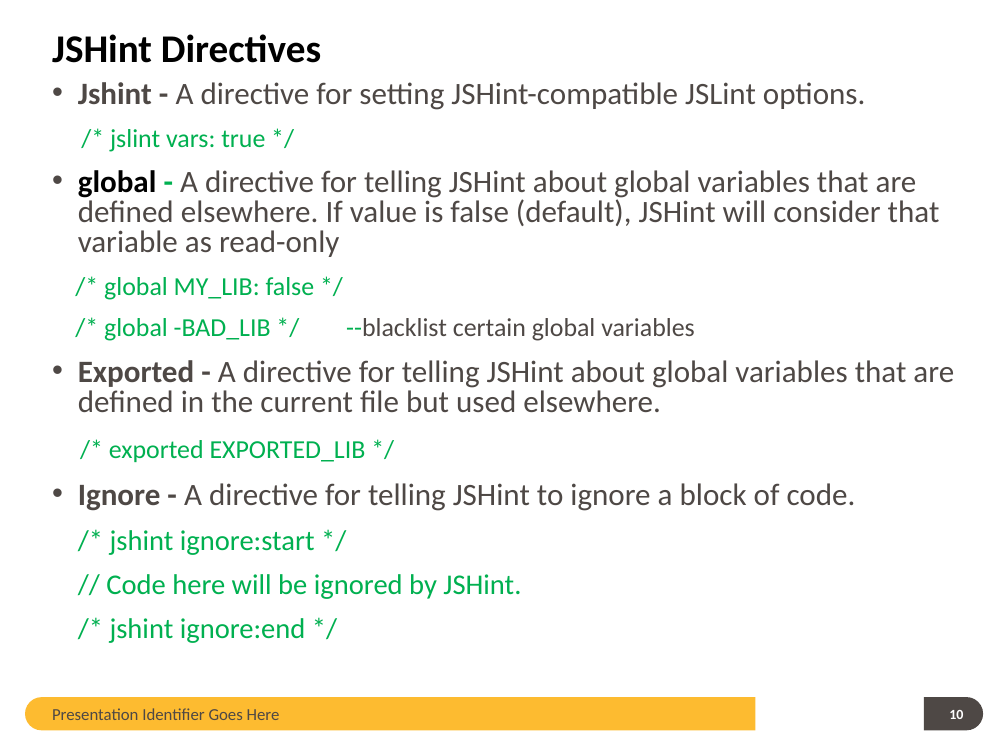
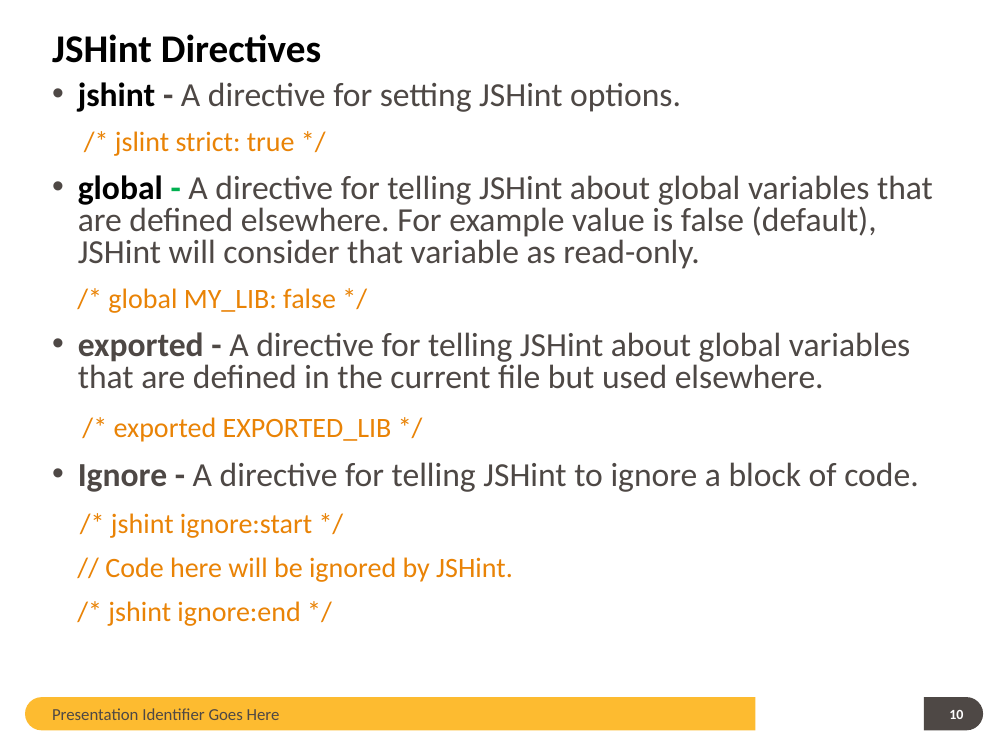
Before and after one commit to guangweiqiao/EIMS, a slide deck: slide 10 of EIMS/doc/JSHint TOI.pptx. Drawn at 1008x756 pixels with LibreOffice and Linux fonts; fonts in the diff are those of the drawing; background and template pictures are left out. Boxes give left, top, right and bottom in pixels: in the first picture for what was removed or moved away, otherwise in the second. Text is boxed around its words. In the diff, an @@ line names an element or a change of style, - is before the commit and + after.

```diff
--- a/EIMS/doc/JSHint TOI.pptx
+++ b/EIMS/doc/JSHint TOI.pptx
@@ text at (x1=78, y1=82, x2=933, y2=269): text changed; size 22.2 to 24 pt @@
-• Jshint - A directive for setting JSHint-compatible JSLint options.
-/* jslint vars: true */
-• global - A directive for telling JSHint about global variables that are defined elsewhere. If value is false (default), JSHint will consider that variable as read-only
+• jshint - A directive for setting JSHint options.
+/* jslint strict: true */
+• global - A directive for telling JSHint about global variables that are defined elsewhere. For example value is false (default), JSHint will consider that variable as read-only.
@@ text at (x1=78, y1=288, x2=918, y2=626): size 18.5 to 20 pt in "/* global MY_LIB: false */", "/* exported EXPORTED_LIB */"; text colour #00B050 to #E98306 in "/* global MY_LIB: false */", "/* exported EXPORTED_LIB */", "/* jshint ignore:start */", "// Code here will be ignored by ..." and 1 more places; size 22.2 to 24 pt in "Ignore - A directive for telling JSHint ..."; size 20.4 to 20 pt in "/* jshint ignore:start */", "// Code here will be ignored by ...", "/* jshint ignore:end */" @@
@@ text at (x1=78, y1=332, x2=910, y2=389): text changed; size 22.2 to 24 pt @@
-/* global -BAD_LIB */ --blacklist certain global variables
-• Exported - A directive for telling JSHint about global variables that are defined in the current file but used elsewhere.
+• exported - A directive for telling JSHint about global variables that are defined in the current file but used elsewhere.
```
Also in this commit, not shown: 13 other slides changed, 1 slide removed.
